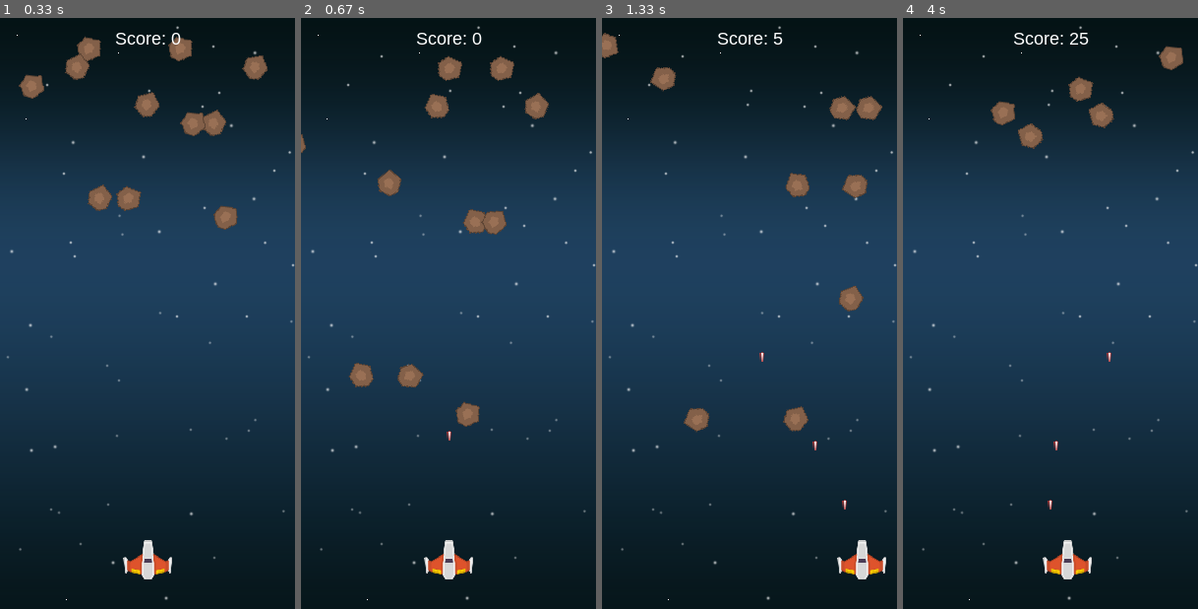
Above: before the commit, frames 1-4 (left to right).
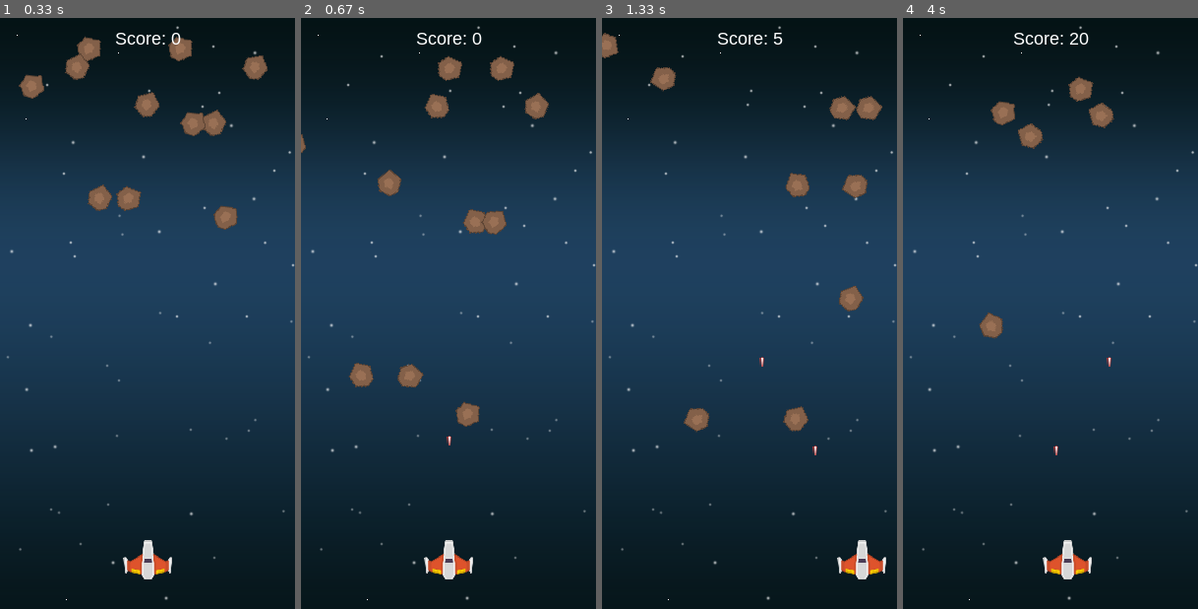
Above: after the commit, the same moments.

Repository: JLew15/Python
Game: pygame game, started from Shmup/main.py
The game is run twice, just before and just after one commit, with the same random seed, the same clock (stepped at 60 frames per second) and the same inputs.
Inputs:
- Up to frame 1 (0.33 s): no input
- Up to frame 2 (0.67 s): tap Space at 0.33 s
- Up to frame 3 (1.33 s): hold Right 0.67-1.13 s; tap Space at 0.73, 1.03, 1.23 s; hold Right from 1.17 s (still down)
- Up to frame 4 (4 s): tap Space at 1.53, 1.73, 2.03, 2.3, 2.6, 2.73, 3.03, 3.4, 3.7, 3.9 s; release Right at 1.63 s; hold Left 1.67-2.2 s; hold Left 2.23-2.63 s; hold Right 2.67-3.3 s; hold Left 3.33-3.8 s; hold Right from 3.83 s (still down)

Frame 1 is identical in both runs. In frame 2, less than 0.1% of the frame differs, in the area x 49-51%, y 69-73%; in frame 3, 0.1%; in frame 4, 0.6%, in the area x 26-95%, y 2-84%.

Commit message:
27042 Thu 03/18/2021  9:43

Diff:
--- a/Shmup/main.py
+++ b/Shmup/main.py
@@ -37,6 +37,8 @@
         self.rect.centerx = (WIDTH / 2)
         self.rect.bottom = (HEIGHT - (HEIGHT * .05))
         self.speedX = 0
+        self.shootDelay = 250
+        self.lastShot = pg.time.get_ticks()
 
     def update(self):
         self.speedX = 0
@@ -49,12 +51,18 @@
             self.speedX = -3
         if keystate[pg.K_RIGHT] or keystate[pg.K_d]:
             self.speedX = 3
+        if keystate[pg.K_SPACE]:
+            self.shoot()
         self.rect.x += self.speedX
 
     def shoot(self):
-        bullet = Projectile(self.rect.centerx, self.rect.top)
-        projectileGroup.add(bullet)
-        allSprites.add(bullet)
+        now = pg.time.get_ticks()
+        if now - self.lastShot > self.shootDelay:
+            self.lastShot = now
+            shootAudio.play()
+            bullet = Projectile(self.rect.centerx, self.rect.top)
+            projectileGroup.add(bullet)
+            allSprites.add(bullet)
 
 
 class Mob(pg.sprite.Sprite):
@@ -129,7 +137,7 @@
 gameFolder = path.dirname(__file__)
 imgs = path.join(gameFolder, "img")
 saveData = path.join(gameFolder, "data")
-aud = path.join(gameFolder, "media")
+aud = path.join(gameFolder, "aud")
 playerimgs = path.join(imgs, "player")
 mobimgs = path.join(imgs, "mob")
 bgimg = path.join(imgs, "bg")
@@ -186,6 +194,8 @@
     sprite.add(allSprites)
 #################################
 
+shootAudio = pg.mixer.Sound(aud + "/sfx_wpn_laser2.wav")
+
 def drawText(surf, text, size, x, y):
     font = pg.font.Font(fontName, size)
     txtSurface = font.render(text, True, WHITE)
@@ -193,6 +203,13 @@
     textRect.midtop = (x, y)
     surf.blit(txtSurface, textRect)
 
+def drawHB(surf, x, y, pct):
+    if pct < 0:
+        pct = 0
+    barLength = 100
+    barHeight = 10
+    fill = (pct/100) * barLength
+
 
 # Game loop
 #################################
@@ -211,8 +228,6 @@
         if event.type == pg.KEYDOWN:
             if event.key == pg.K_ESCAPE:
                 running = False
-            if event.key == pg.K_SPACE:
-                player1.shoot()
         if event.type == pg.QUIT:
             running = False
     #######
Not shown, added: Shmup/aud/sfx_wpn_laser2.wav
